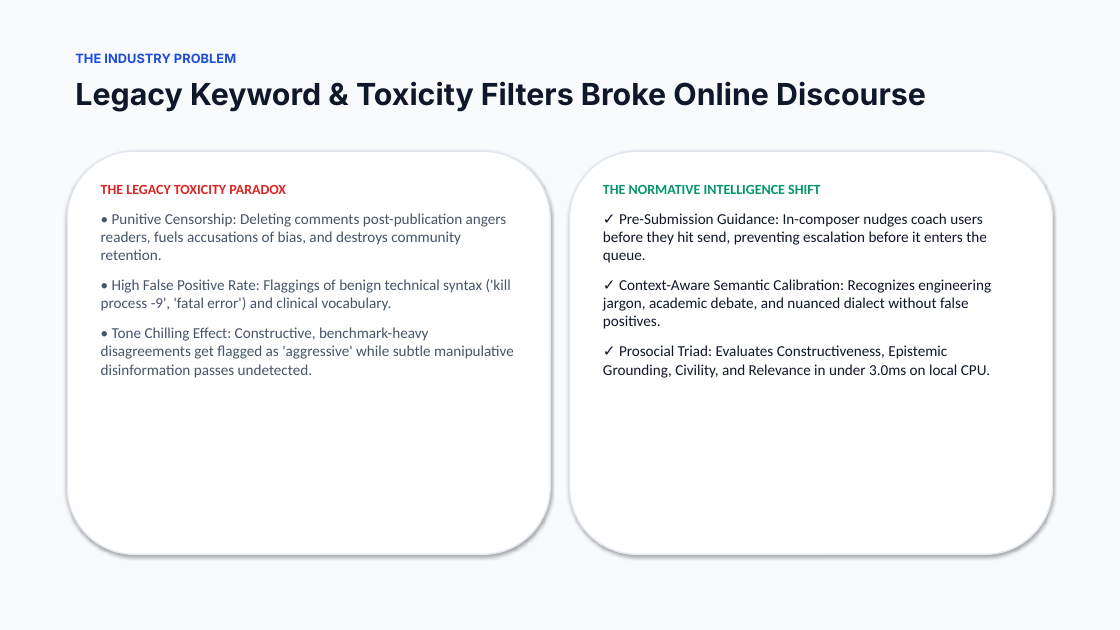
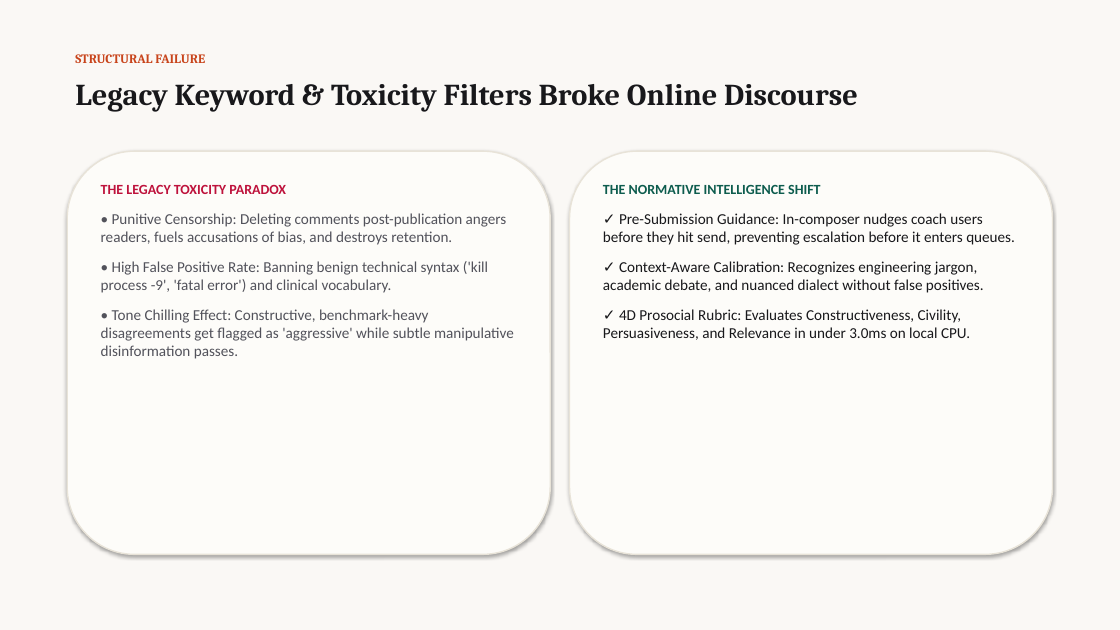
Before and after one commit to bhaskarpandey2708/beyond-likes, a slide deck: slide 3 of brand/Normative_Intelligence_Pitch_Deck.pptx. Drawn at 1120x630 pixels with LibreOffice and Linux fonts; fonts in the diff are those of the drawing. Boxes give left, top, right and bottom in pixels: in the first picture for what was removed or moved away, otherwise in the second. Text is boxed around its words. In the diff, an @@ line names an element or a change of style, - is before the commit and + after.

Commit message:
Refactor Pitch Deck and Docs Studio to Warm Terracotta and Linen Editorial design system

```diff
--- a/brand/Normative_Intelligence_Pitch_Deck.pptx
+++ b/brand/Normative_Intelligence_Pitch_Deck.pptx
@@ rectangle at [0,0,1120,630]: fill #F8FAFC to #FAF8F5 @@
@@ text at [75,54,205,63]: text changed; font Inter to Cambria; text colour #1D4ED8 to #C8441B @@
-THE INDUSTRY PROBLEM
+STRUCTURAL FAILURE
@@ text "Legacy Keyword & Toxicity Filters ..." at [75,84,858,112]: font Inter to Cambria, text colour #0F172A to #18181B @@
@@ rounded rectangle at [67,151,550,555]: fill #FFFFFF to #FDFCF9; outline #E2E8F0 1.2 pt to #E8E3D8 1.2 pt @@
@@ rounded rectangle at [570,151,1053,555]: fill #FFFFFF to #FDFCF9; outline #E2E8F0 1.2 pt to #E8E3D8 1.2 pt @@
@@ text at [101,185,286,194]: text colour #DC2626 to #BE123C in "THE LEGACY TOXICITY PARADOX" @@
@@ text at [603,185,820,194]: text colour #059669 to #0D5C4E in "THE NORMATIVE INTELLIGENCE SHIFT" @@
@@ text at [101,213,514,359]: text changed; text colour #475569 to #52525B @@
-• Punitive Censorship: Deleting comments post-publication angers readers, fuels accusations of bias, and destroys community retention.
-• High False Positive Rate: Flaggings of benign technical syntax ('kill process -9', 'fatal error') and clinical vocabulary.
-• Tone Chilling Effect: Constructive, benchmark-heavy disagreements get flagged as 'aggressive' while subtle manipulative disinformation passes undetected.
+• Punitive Censorship: Deleting comments post-publication angers readers, fuels accusations of bias, and destroys retention.
+• High False Positive Rate: Banning benign technical syntax ('kill process -9', 'fatal error') and clinical vocabulary.
+• Tone Chilling Effect: Constructive, benchmark-heavy disagreements get flagged as 'aggressive' while subtle manipulative disinformation passes.
@@ text at [603,213,1015,340]: text changed; text colour #0F172A to #18181B @@
-✓ Pre-Submission Guidance: In-composer nudges coach users before they hit send, preventing escalation before it enters the queue.
-✓ Context-Aware Semantic Calibration: Recognizes engineering jargon, academic debate, and nuanced dialect without false positives.
-✓ Prosocial Triad: Evaluates Constructiveness, Epistemic Grounding, Civility, and Relevance in under 3.0ms on local CPU.
+✓ Pre-Submission Guidance: In-composer nudges coach users before they hit send, preventing escalation before it enters queues.
+✓ Context-Aware Calibration: Recognizes engineering jargon, academic debate, and nuanced dialect without false positives.
+✓ 4D Prosocial Rubric: Evaluates Constructiveness, Civility, Persuasiveness, and Relevance in under 3.0ms on local CPU.
```
Also in this commit, not shown: 11 other slides changed, 5 other files.
